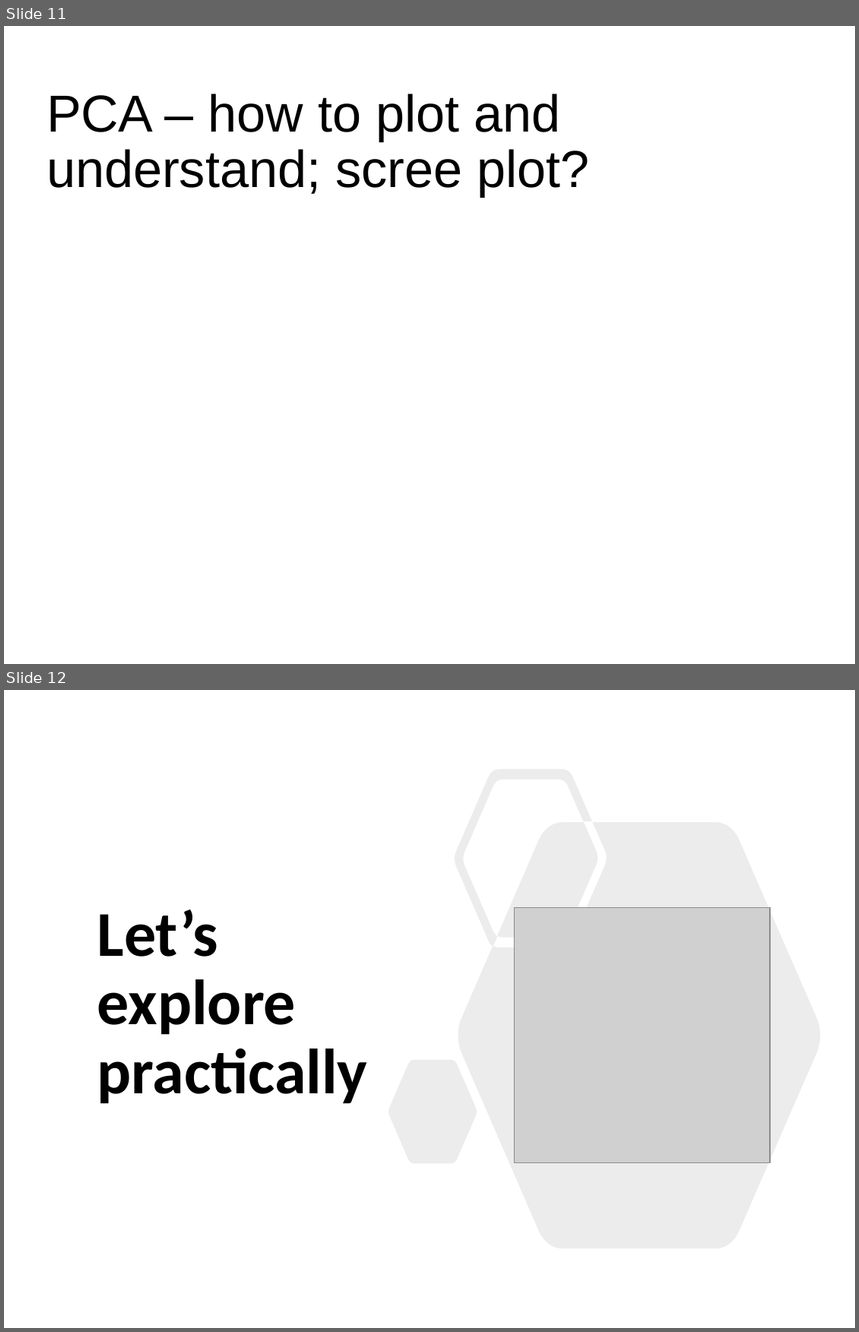
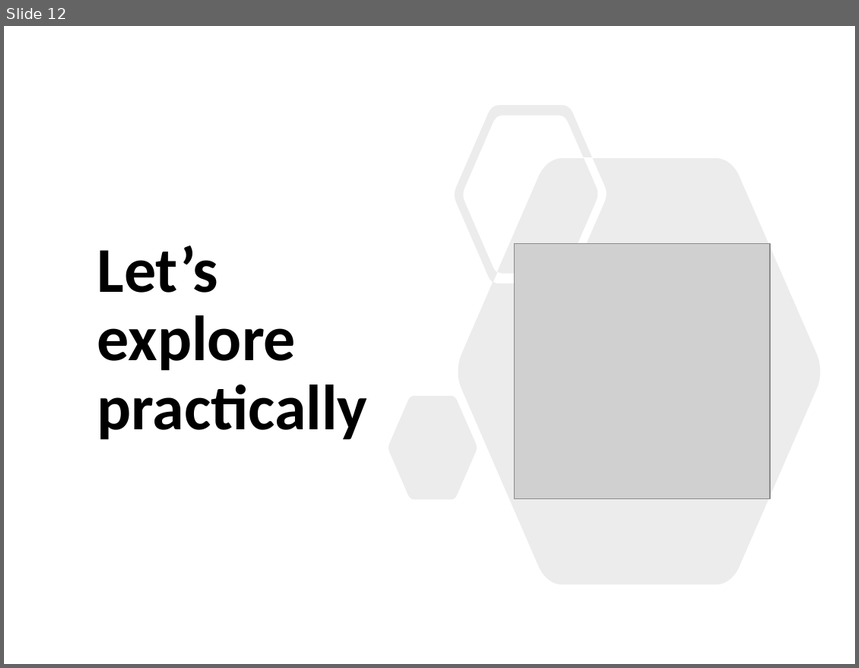
Before and after one commit to sraorao/data_analysis_visualisation_R_HT2022, a slide deck: powerpoint files/Session3.pptx. Shown one above the other, each under a label of ours: slides 11 and 12 before the commit, slide 12 after it. The pictures are 859x1332 and 859x668 pixels, drawn with LibreOffice and Linux fonts; fonts in the diff are those of the drawing; grey boxes stand for pictures. Boxes give left, top, right and bottom in pixels: in the first picture for what was removed or moved away, otherwise in the second. Text is boxed around its words. In the diff, an @@ line names an element or a change of style, - is before the commit and + after.

```diff
--- a/powerpoint files/Session3.pptx
+++ b/powerpoint files/Session3.pptx
@@ slide 11 removed at bbox=[4, 26, 855, 664], background #FFFFFF @@
@@ text removed at bbox=[47, 94, 590, 197] @@
-PCA – how to plot and understand; scree plot?
```
Also in this commit, not shown: 1 slide changed, 1 slide added.
